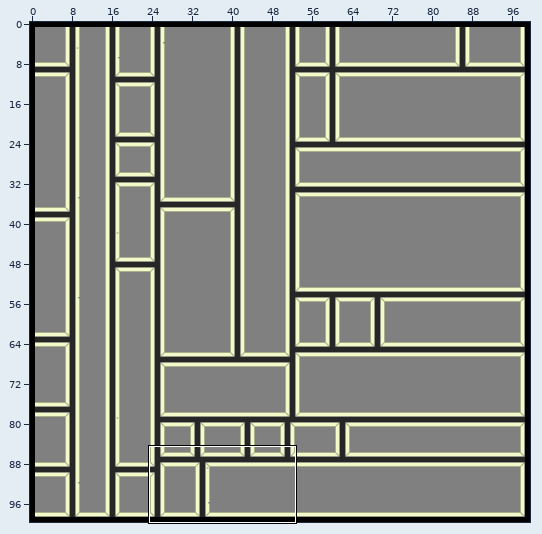
Two states of a Tiled map, desktop/Maps/test.tmx. The first picture is a wide view before the edit; the outline marks the close-up.
Close-up. Before the commit:
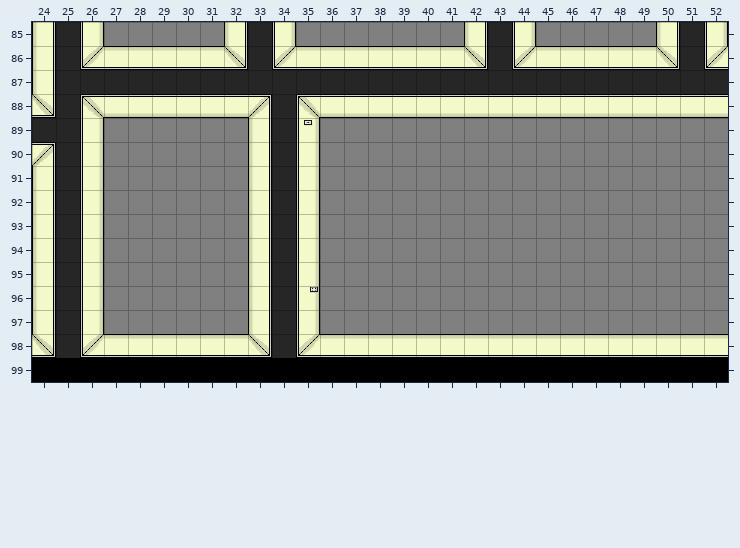
Cells are 32x32 px. Shown: x 24..52, y 85..99. The commit also changed other parts of the map, which this record leaves out.
Once edited:
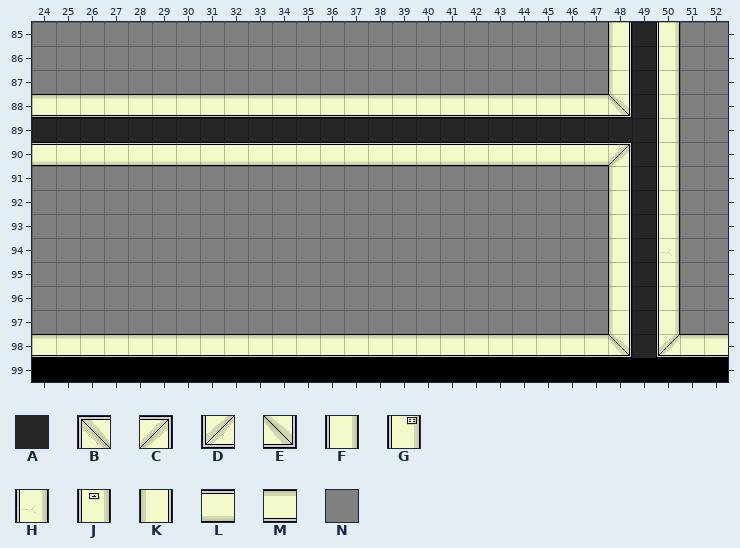
Key: from "Office01": A 0, B 2, C 3, D 4, E 5, F 10, G 11, H 12, J 13, K 20, L 30, M 40, N 50.
_ is an empty cell.
Diff:
Layer "tileLayer":
y 85: x 24..26 KAF -> NNN; x 32..34 KAF -> NNN; x 42..44 KAF -> NNN; x 48..52 NNKAF -> KAFNN
y 86: x 24..52 KADMMMMMEADMMMMMMMEADMMMMMEAD -> NNNNNNNNNNNNNNNNNNNNNNNNKAFNN
y 87: x 24..48 KAAAAAAAAAAAAAAAAAAAAAAAA -> NNNNNNNNNNNNNNNNNNNNNNNNK; x 50..52 AAA -> FNN
y 88: x 24..52 EABLLLLLLCABLLLLLLLLLLLLLLLLL -> MMMMMMMMMMMMMMMMMMMMMMMMEAFNN
y 89: x 26..33 FNNNNNNK -> AAAAAAAA; x 35..50 JNNNNNNNNNNNNNNN -> AAAAAAAAAAAAAAAF
y 90: x 24..50 CAFNNNNNNKAFNNNNNNNNNNNNNNN -> LLLLLLLLLLLLLLLLLLLLLLLLCAF
y 91..93: x 24..26 KAF -> NNN; x 33..35 KAF -> NNN; x 48..50 NNN -> KAF
y 94: x 24..26 KAF -> NNN; x 33..35 KAF -> NNN; x 48..50 NNN -> KAH
y 95: x 24..26 KAF -> NNN; x 33..35 KAF -> NNN; x 48..50 NNN -> KAF
y 96: x 24..26 KAF -> NNN; x 33..35 KAG -> NNN; x 48..50 NNN -> KAF
y 97: x 24..26 KAF -> NNN; x 33..35 KAF -> NNN; x 48..50 NNN -> KAF
y 98: x 24..26 EAD -> MMM; x 33..35 EAD -> MMM; x 48..50 MMM -> EAD
